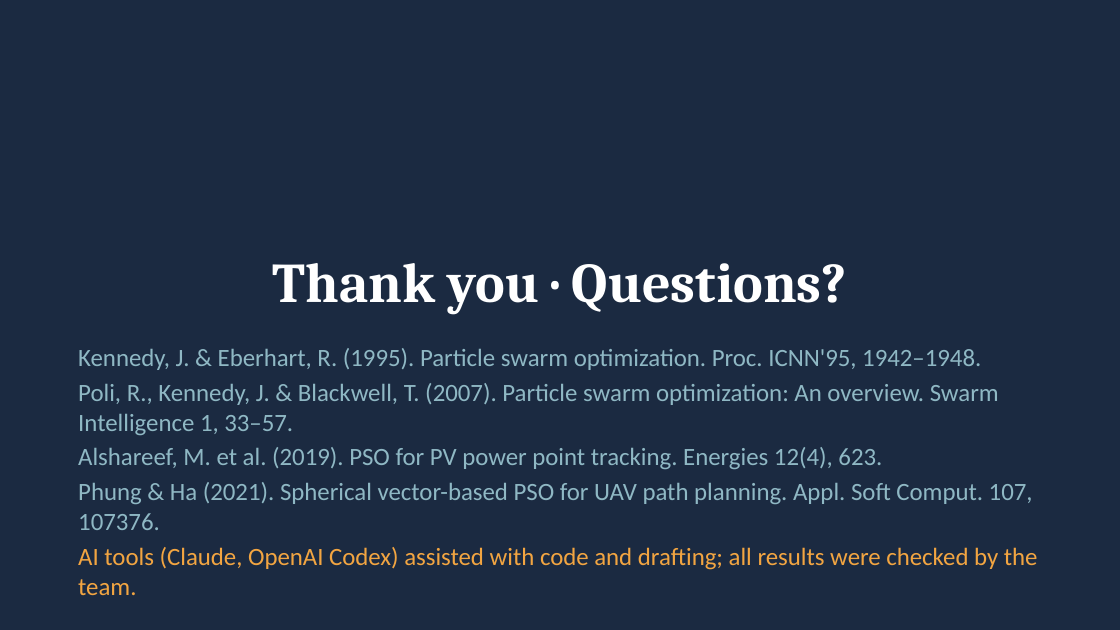
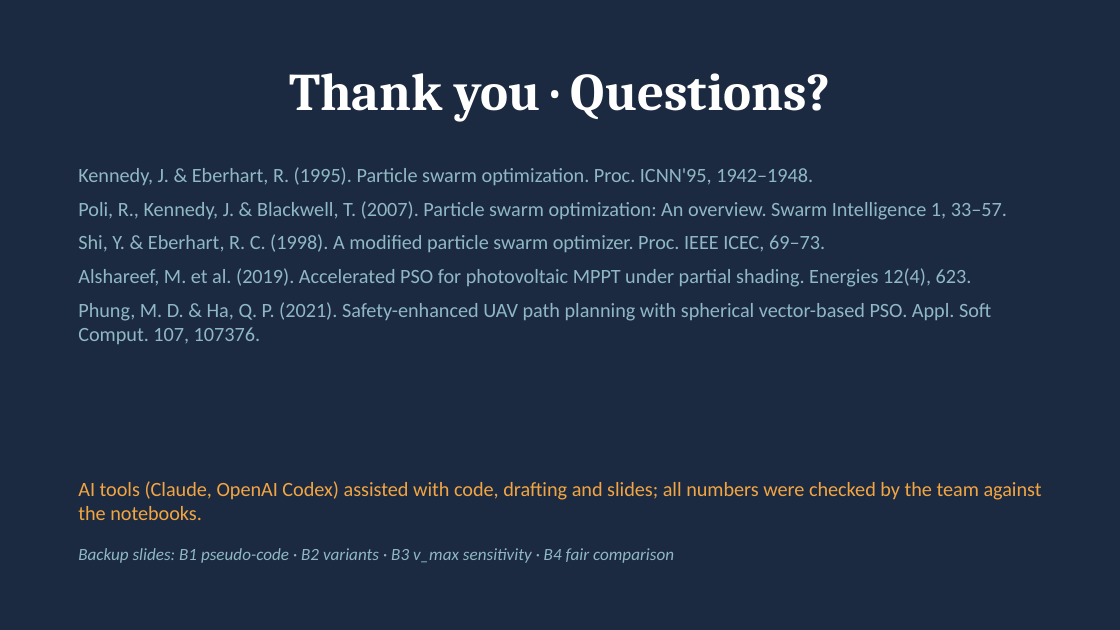
Before and after one commit to huynhhuuphucminh/Seminar-AI, a slide deck: slide 14 of slides/Slide_Seminar_PSO.pptx (slide 12 before the commit). Drawn at 1120x630 pixels with LibreOffice and Linux fonts; fonts in the diff are those of the drawing. Boxes give left, top, right and bottom in pixels: in the first picture for what was removed or moved away, otherwise in the second. Text is boxed around its words. In the diff, an @@ line names an element or a change of style, - is before the commit and + after.

```diff
--- a/slides/Slide_Seminar_PSO.pptx
+++ b/slides/Slide_Seminar_PSO.pptx
@@ text "Thank you · Questions?": place and size @@
-text "Thank you · Questions?" at (273, 263, 847, 315)
+text "Thank you · Questions?" at (289, 73, 831, 122)
@@ text "Thank you · Questions?" at (289, 73, 831, 122): size 36 to 34 pt; vertical alignment bottom to middle @@
@@ text added at (78, 167, 1007, 344), 13 pt, text #8FB8C4 @@
+Kennedy, J. & Eberhart, R. (1995). Particle swarm optimization. Proc. ICNN'95, 1942–1948.
+Poli, R., Kennedy, J. & Blackwell, T. (2007). Particle swarm optimization: An overview. Swarm Intelligence 1, 33–57.
+Shi, Y. & Eberhart, R. C. (1998). A modified particle swarm optimizer. Proc. IEEE ICEC, 69–73.
+Alshareef, M. et al. (2019). Accelerated PSO for photovoltaic MPPT under partial shading. Energies 12(4), 623.
+Phung, M. D. & Ha, Q. P. (2021). Safety-enhanced UAV path planning with spherical vector-based PSO. Appl. Soft Comput. 107, 107376.
@@ text removed at (78, 348, 1038, 595) @@
-Kennedy, J. & Eberhart, R. (1995). Particle swarm optimization. Proc. ICNN'95, 1942–1948.
-Poli, R., Kennedy, J. & Blackwell, T. (2007). Particle swarm optimization: An overview. Swarm Intelligence 1, 33–57.
-Alshareef, M. et al. (2019). PSO for PV power point tracking. Energies 12(4), 623.
-Phung & Ha (2021). Spherical vector-based PSO for UAV path planning. Appl. Soft Comput. 107, 107376.
-AI tools (Claude, OpenAI Codex) assisted with code and drafting; all results were checked by the team.
@@ text added at (78, 481, 1042, 520), 13 pt, text #F2A541 @@
+AI tools (Claude, OpenAI Codex) assisted with code, drafting and slides; all numbers were checked by the team against the notebooks.
@@ text added at (78, 548, 674, 563), 11 pt, text #8FB8C4, italic @@
+Backup slides: B1 pseudo-code · B2 variants · B3 v_max sensitivity · B4 fair comparison
```
Also in this commit, not shown: 5 other slides changed, 12 slides added, 6 slides removed, 10 other files.
